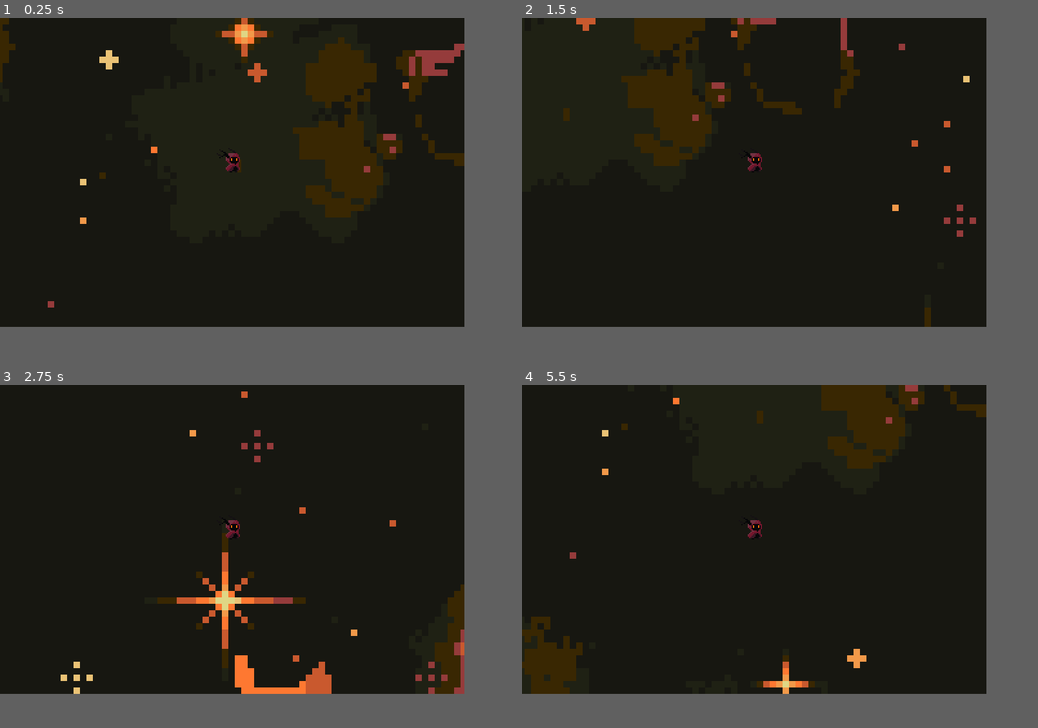
Above: before the commit, frames 1-4 (two rows, left to right).
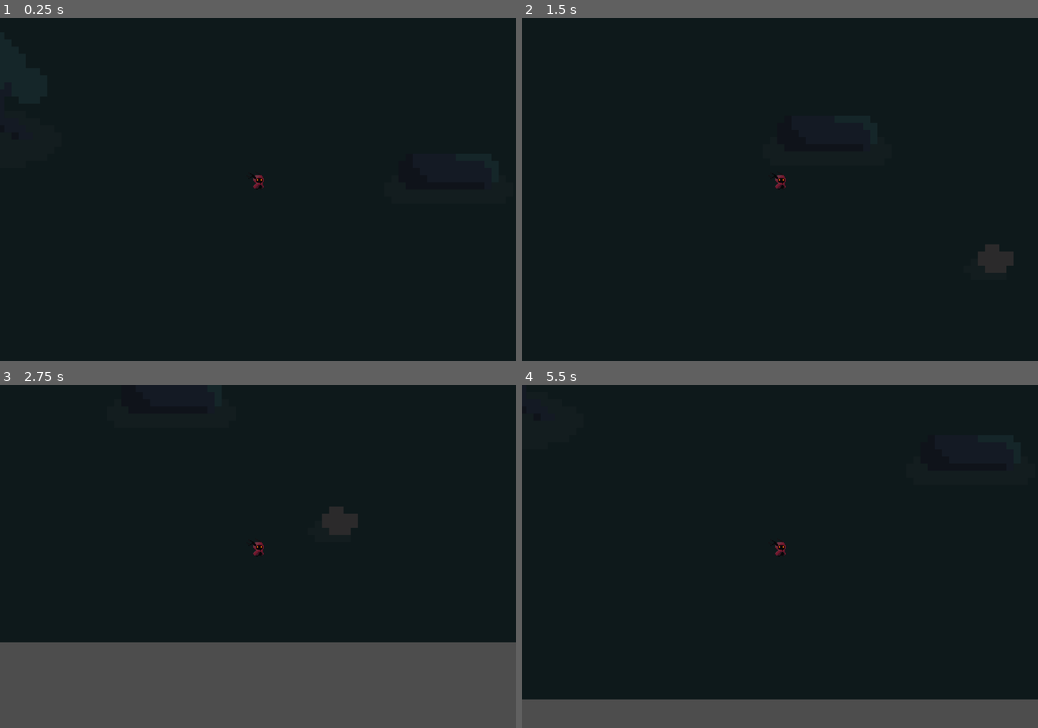
Above: after the commit, the same moments.

Repository: francogarcino/ipv-boss-2024-s2
Game: Godot game, scene res://src/Main.tscn
The game is run twice, just before and just after one commit, with the same random seed, the same clock (stepped at 60 frames per second) and the same inputs.
Inputs:
- Up to frame 1 (0.25 s): no input
- Up to frame 2 (1.5 s): tap Enter at 0.5 s; hold Right (move_right) 0.53-1.28 s; hold Down (move_down) from 1.28 s (still down)
- Up to frame 3 (2.75 s): release Down (move_down) at 2.03 s; hold Right (move_right) from 2.03 s (still down)
- Up to frame 4 (5.5 s): release Right (move_right) at 2.78 s; hold Up (move_up) 2.78-3.53 s; hold Left (move_left) 3.53-5.03 s; hold Down (move_down) from 5.03 s (still down)
In our replay, the window is 720x480 before the commit and 800x533 after it. These sizes can differ from the game's own. Grey fills any space a smaller window leaves; there, only what the larger window draws over its background counts as a difference.

The runs differ from the first frame. In frame 1, 8.0% of the frame differs, in the area x 0-90%, y 0-85%; in frame 2, 6.8%; in frame 3, 24%, in the area x 0-100%, y 0-91%; in frame 4, 14%.

Commit message:
cambio fondo. bug de parallax (a cambiar para la entrega)

Diff:
--- a/project.godot
+++ b/project.godot
@@ -17,8 +17,8 @@
 
 [display]
 
-window/size/viewport_width=720
-window/size/viewport_height=480
+window/size/viewport_width=1080
+window/size/viewport_height=720
 
 [input]
 
--- a/src/Main.tscn
+++ b/src/Main.tscn
@@ -1,9 +1,9 @@
 [gd_scene load_steps=6 format=3 uid="uid://c06fvt27whwei"]
 
 [ext_resource type="Script" path="res://src/main.gd" id="1_7xe25"]
-[ext_resource type="Texture2D" uid="uid://dyoq1ud4mttlw" path="res://assets/textures/background/Space Background.png" id="1_aua7t"]
 [ext_resource type="PackedScene" uid="uid://clsfjnskewbkv" path="res://src/entities/enemy/enemy.tscn" id="2_oe0xi"]
 [ext_resource type="PackedScene" uid="uid://c3ebpydlhc0bk" path="res://src/entities/player/Player.tscn" id="2_voxir"]
+[ext_resource type="Texture2D" uid="uid://c52g7lqluxqe4" path="res://assets/textures/background/background.png" id="3_fq2yd"]
 
 [sub_resource type="Curve2D" id="Curve2D_2r2m2"]
 _data = {
@@ -20,12 +20,12 @@
 [node name="ParallaxBackground" type="ParallaxBackground" parent="BackgroundContainer"]
 
 [node name="ParallaxLayer" type="ParallaxLayer" parent="BackgroundContainer/ParallaxBackground"]
-motion_mirroring = Vector2(2880, 1620)
+motion_mirroring = Vector2(1920, 960)
 
 [node name="Sprite2D" type="Sprite2D" parent="BackgroundContainer/ParallaxBackground/ParallaxLayer"]
 position = Vector2(144, 0)
-scale = Vector2(10, 10)
-texture = ExtResource("1_aua7t")
+scale = Vector2(15, 15)
+texture = ExtResource("3_fq2yd")
 
 [node name="Environment" type="Node2D" parent="."]
 
--- a/src/main.gd
+++ b/src/main.gd
@@ -10,10 +10,10 @@
 
 func _on_enemy_timer_timeout() -> void:
 	var enemy = enemy_scene.instantiate()
-	var enemy_spaawn_location = $EnemyPath/EnemySpawnLocation
-	enemy_spaawn_location.progress_ratio = randf()
-	var direction = enemy_spaawn_location.rotation + PI / 2
-	enemy.position = enemy_spaawn_location.position
+	var enemy_spawn_coord = $EnemyPath/EnemySpawnLocation
+	enemy_spawn_coord.progress_ratio = randf()
+	var direction = enemy_spawn_coord.rotation + PI / 2
+	enemy.position = enemy_spawn_coord.position
 	direction += randf_range(-PI / 4, PI / 4)
 	enemy.rotation = direction
 	var velocity = Vector2(100.0, 0.0)
Binary file added: assets/textures/background/background.png
Not shown, added: assets/textures/background/background.png.import
